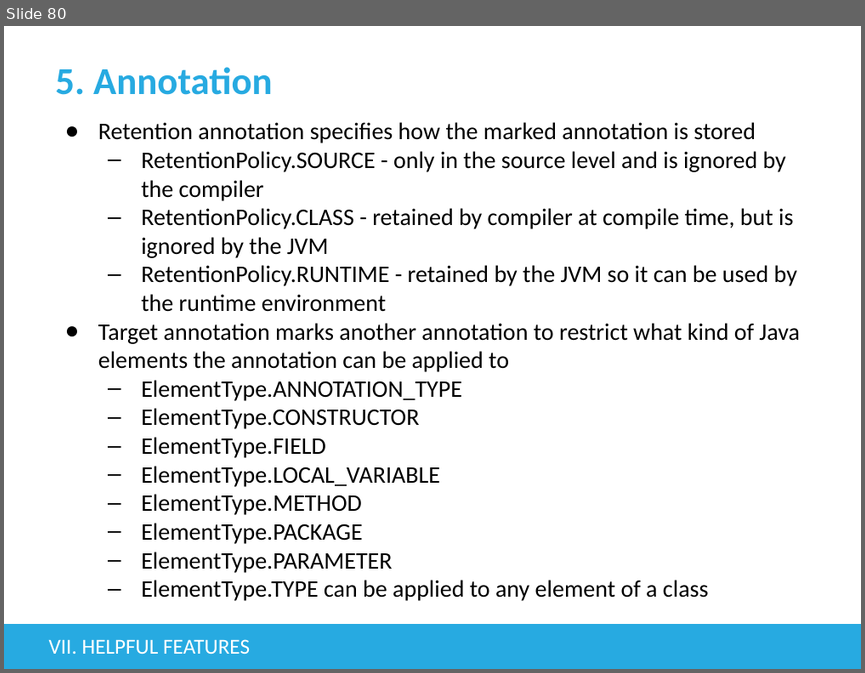
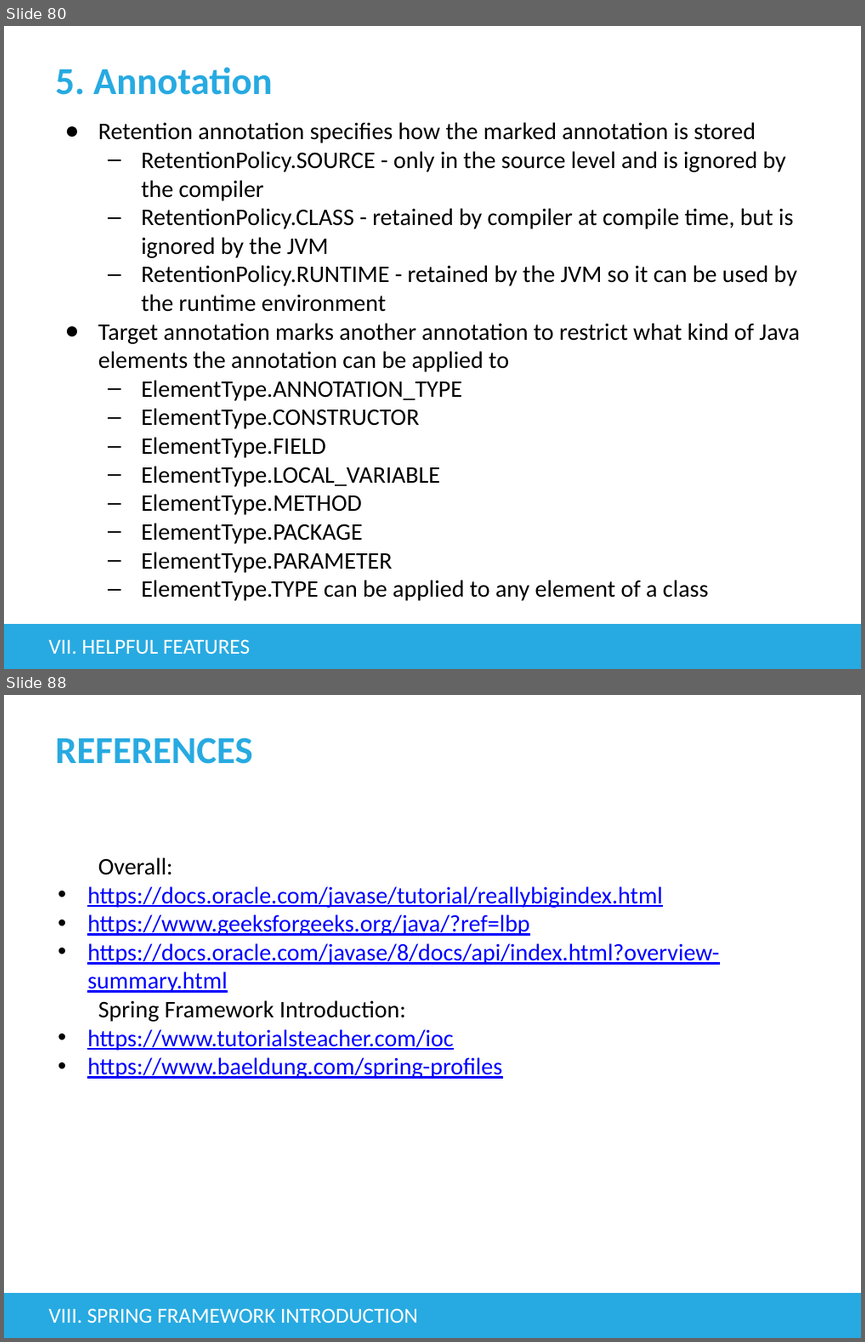
Before and after one commit to tienphat14/java-exercise, a slide deck: src/main/resources/Basic Java.pptx. Shown one above the other, each under a label of ours: slide 80 before the commit, slides 80 and 88 after it; the slides between them are not shown. The pictures are 865x673 and 865x1342 pixels, drawn with LibreOffice and Linux fonts; fonts in the diff are those of the drawing; background and template pictures are left out. Boxes give left, top, right and bottom in pixels: in the first picture for what was removed or moved away, otherwise in the second. Text is boxed around its words. In the diff, an @@ line names an element or a change of style, - is before the commit and + after.

```diff
--- a/src/main/resources/Basic Java.pptx
+++ b/src/main/resources/Basic Java.pptx
@@ slide 88 added at (4,695,861,1338), background #FFFFFF; not listed: 1 template element that a slide beside it also shows @@
@@ title added at (55,737,252,764), 32 pt, text #27AAE1, bold @@
+REFERENCES
@@ text added at (87,857,719,1078), 20 pt, text #0000FF, underline @@
+Overall:
+• https://docs.oracle.com/javase/tutorial/reallybigindex.html
+• https://www.geeksforgeeks.org/java/?ref=lbp
+• https://docs.oracle.com/javase/8/docs/api/index.html?overview-summary.html
+Spring Framework Introduction:
+• https://www.tutorialsteacher.com/ioc
+• https://www.baeldung.com/spring-profiles
@@ text added at (49,1308,418,1322), 18 pt, text #FFFFFF @@
+VIII. SPRING FRAMEWORK INTRODUCTION
```
Also in this commit, not shown: 10 slides changed, 18 other slides added, 24 other files.
